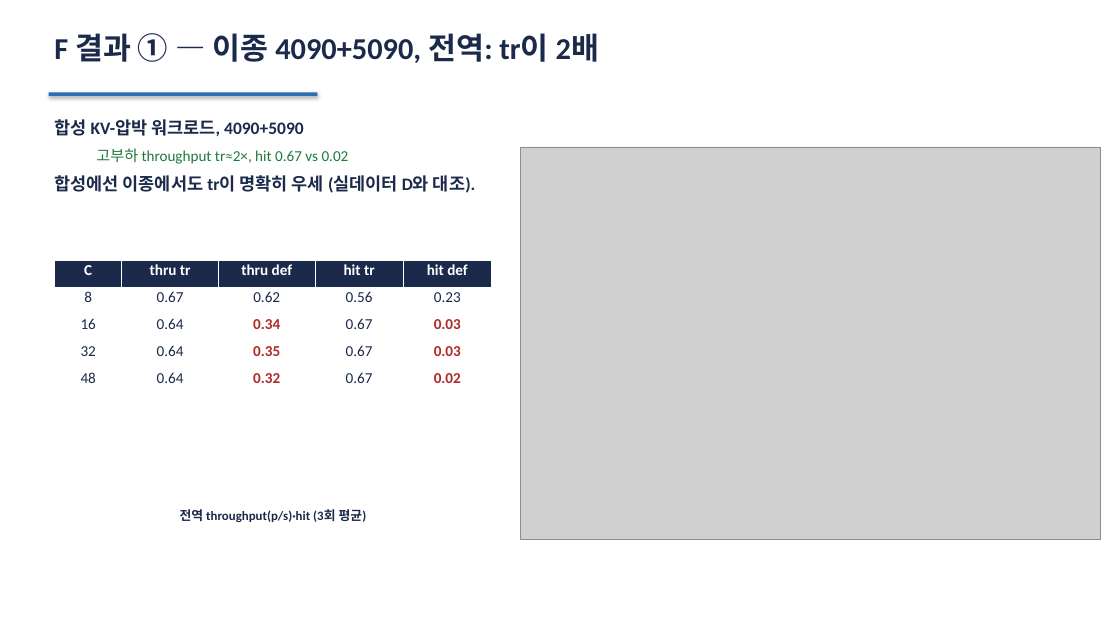
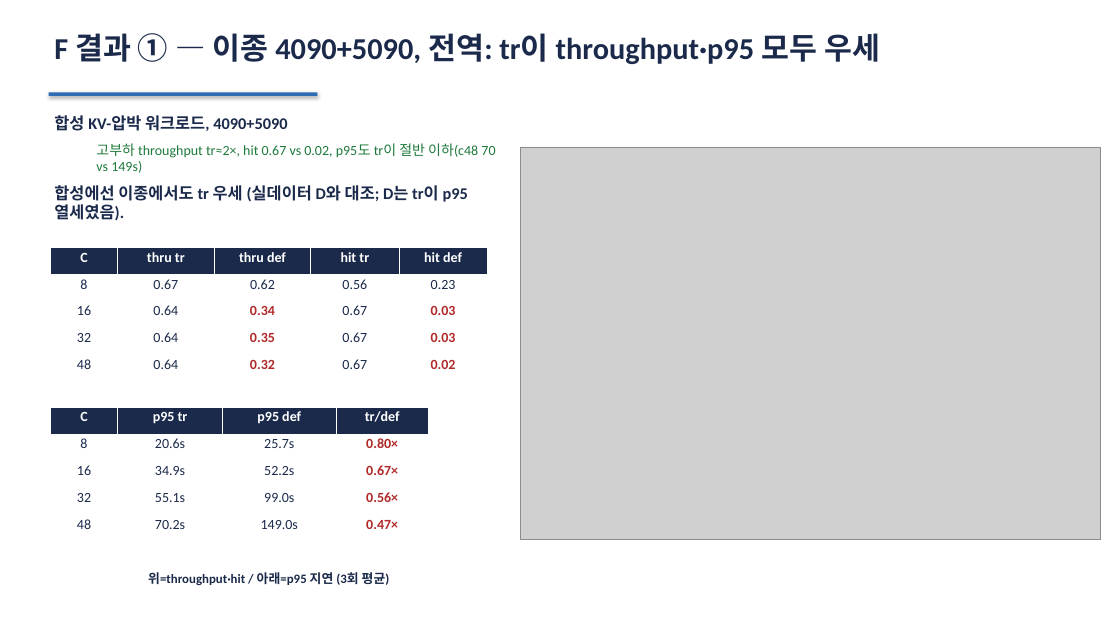
Before and after one commit to kthxo/distserving, a slide deck: slide 9 of meeting_hetero_yunuikang.pptx. Drawn at 1120x630 pixels with LibreOffice and Linux fonts; fonts in the diff are those of the drawing; grey boxes stand for pictures. Boxes give left, top, right and bottom in pixels: in the first picture for what was removed or moved away, otherwise in the second. Text is boxed around its words. In the diff, an @@ line names an element or a change of style, - is before the commit and + after.

```diff
--- a/meeting_hetero_yunuikang.pptx
+++ b/meeting_hetero_yunuikang.pptx
@@ text at bbox=[54, 33, 880, 64]: text changed @@
-F 결과 ① — 이종 4090+5090, 전역: tr이 2배
+F 결과 ① — 이종 4090+5090, 전역: tr이 throughput·p95 모두 우세
@@ text at bbox=[54, 115, 287, 131]: size 15 to 14 pt in "합성 KV-압박 워크로드, 4090+5090" @@
@@ text at bbox=[54, 143, 495, 221]: text changed; size 13 to 12 pt @@
-  고부하 throughput tr≈2×, hit 0.67 vs 0.02
-합성에선 이종에서도 tr이 명확히 우세 (실데이터 D와 대조).
+  고부하 throughput tr≈2×, hit 0.67 vs 0.02, p95도 tr이 절반 이하(c48 70 vs 149s)
+합성에선 이종에서도 tr 우세 (실데이터 D와 대조; D는 tr이 p95 열세였음).
@@ table at bbox=[50, 248, 487, 382] @@
@@ size 13 to 12 pt @@
@@ table: place and size @@
-table at bbox=[55, 260, 492, 395]
+table at bbox=[50, 248, 487, 382]
@@ table added at bbox=[50, 408, 429, 542], 5 rows, 4 columns @@
+C | p95 tr | p95 def | tr/def
+8 | 20.6s | 25.7s | 0.80×
+16 | 34.9s | 52.2s | 0.67×
+32 | 55.1s | 99.0s | 0.56×
+48 | 70.2s | 149.0s | 0.47×
@@ text at bbox=[148, 572, 390, 585]: text changed @@
-전역 throughput(p/s)·hit (3회 평균)
+위=throughput·hit / 아래=p95 지연 (3회 평균)
```
Also in this commit, not shown: 5 other files.
